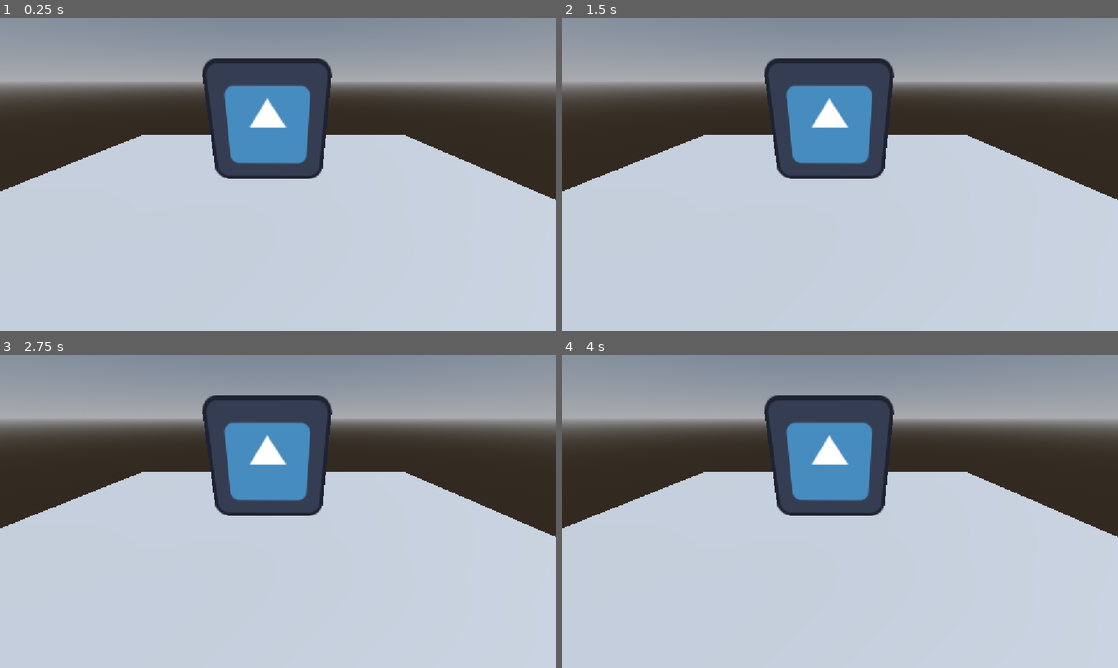
Above: before the commit, frames 1-4 (two rows, left to right).
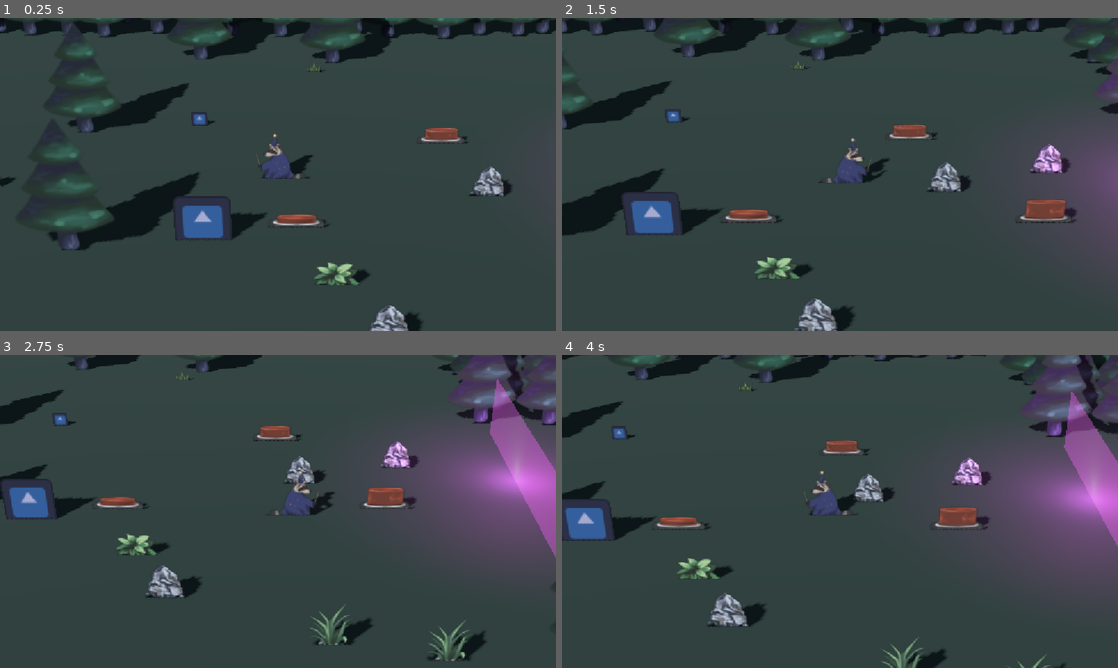
Above: after the commit, the same moments.

Repository: Golczewa/RacoonQuest
Game: Godot game, scene res://scenes/game.tscn
Same seed, same stepped clock (60 frames per second), same inputs: the game is played once before the commit and once after it. Before the commit the project starts from res://scenes/map/3d_test.tscn. The engine's default icon, where the game draws it, is replaced by a stand-in: a white triangle on a blue panel in a dark square.
Inputs:
- Up to frame 1 (0.25 s): no input
- Up to frame 2 (1.5 s): tap Enter (ui_accept) at 0.5, 0.77 s; hold D (move_right) 0.53-1.28 s; tap Space (action_primary) at 0.6 s; hold S (move_down) from 1.28 s (still down); tap E (switch_character) at 1.35 s
- Up to frame 3 (2.75 s): tap Enter (ui_accept) at 1.52 s; release S (move_down) at 2.03 s; hold D (move_right) from 2.03 s (still down); tap Space (action_primary) at 2.1 s
- Up to frame 4 (4 s): release D (move_right) at 2.78 s; hold W (move_up) 2.78-3.53 s; tap E (switch_character) at 2.85 s; tap Enter (ui_accept) at 3.02, 3.77 s; hold A (move_left) from 3.53 s (still down); tap Space (action_primary) at 3.6 s

The runs differ from the first frame. In frame 1, 94% of the frame differs, in the area x 0-100%, y 0-100%; in frame 2, 94%; in frame 3, 94%; in frame 4, 95%.

Commit message:
f

Diff:
--- a/project.godot
+++ b/project.godot
@@ -11,7 +11,7 @@
 [application]
 
 config/name="RacoonQuest"
-run/main_scene="uid://bbxdsrseofcoe"
+run/main_scene="uid://d0fdxknxb80m5"
 config/features=PackedStringArray("4.7", "GL Compatibility")
 config/icon="res://icon.svg"
 
